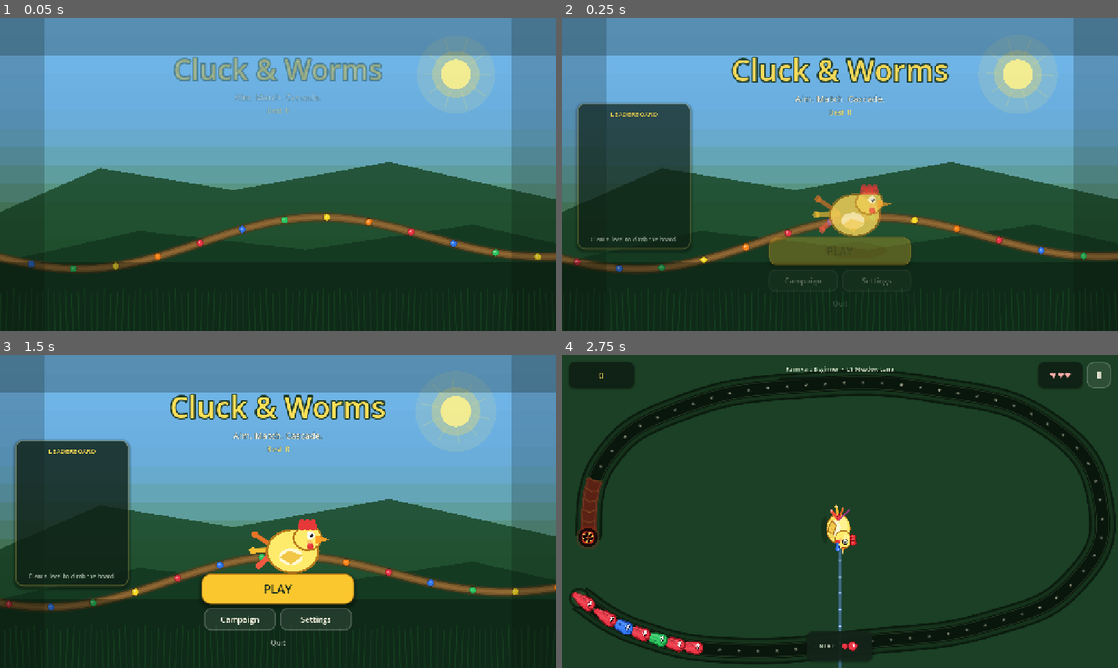
Above: before the commit, frames 1-4 (two rows, left to right).
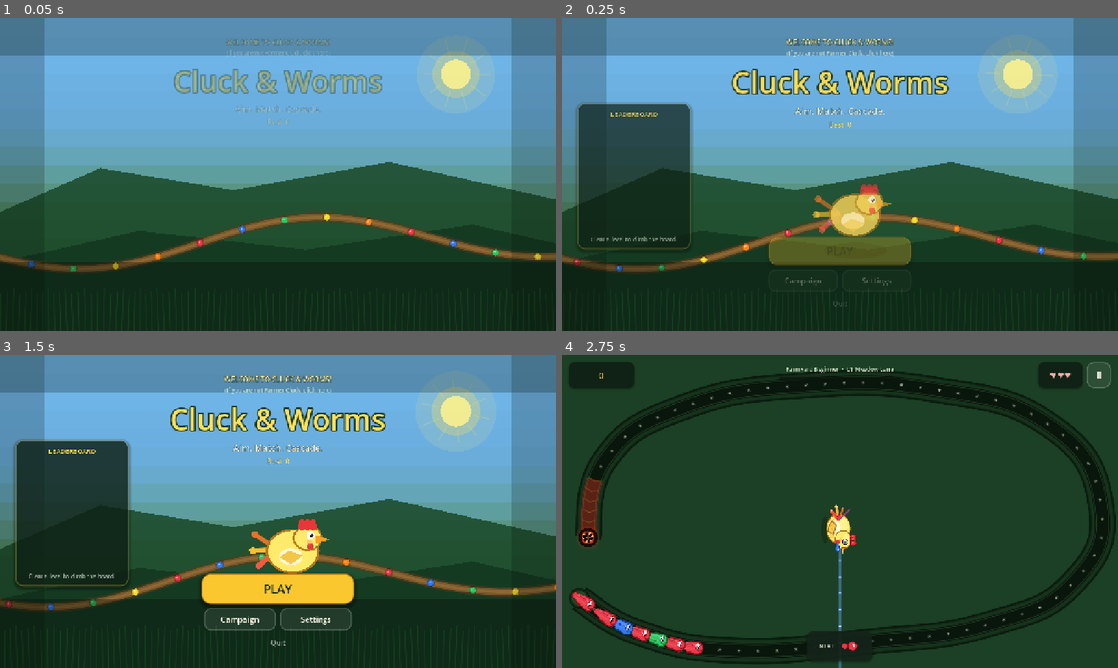
Above: after the commit, the same moments.

Repository: iyanuloluwa-Miracle/Cluck-Worms
Game: Godot game, scene res://scenes/main/Main.tscn
The game is run twice, just before and just after one commit, with the same random seed, the same clock (stepped at 60 frames per second) and the same inputs.
Inputs (mouse positions are in pixels of both pictures, inside the frame that each line leads up to):
- Up to frame 1 (0.05 s): no input
- Up to frame 2 (0.25 s): no input
- Up to frame 3 (1.5 s): click (278, 389) at 0.5 s, where only the run after the commit has a clickable "(If you are not Farmer Cluck,…"; click (227, 530) at 1.25 s, where only the run after the commit has a clickable "Farmer Cluck"
- Up to frame 4 (2.75 s): click "PLAY" at 2 s

The runs differ from the first frame. In frame 1, 3.2% of the frame differs, in the area x 31-69%, y 6-34%; in frame 2, 3.7%; in frame 3, 3.7%, in the area x 30-70%, y 6-36%; in frame 4, nothing differs.

Commit message:
feat: implement Zuma-inspired player profile dialog and main menu greeting
- Add SaveService profile tracking and persistence for current_player_name and profile list
- Add player_profile_changed signal to EventBus
- Implement PlayerProfileUI modal inspired by PopCap/Zuma 'New User' dialog with carved plaque styling, name input, and quick profile switching
- Add classic 'WELCOME TO CLUCK & WORMS! (IF THIS IS NOT YOU, CLICK HERE)' header to MainMenuUI
- Include PlayerProfileUI in headless scene smoke tests

Diff:
--- a/autoload/EventBus.gd
+++ b/autoload/EventBus.gd
@@ -67,3 +67,4 @@
 signal achievement_unlocked(achievement_id: StringName)
 signal tutorial_step(step_id: StringName)
 signal settings_changed()
+signal player_profile_changed(player_name: String)
--- a/autoload/SaveService.gd
+++ b/autoload/SaveService.gd
@@ -27,6 +27,8 @@
 var achievements: Dictionary = {}
 ## Local top runs: [{ "name": String, "score": int }, ...] sorted desc.
 var leaderboard: Array = []
+var current_player_name: String = "Farmer Cluck"
+var profiles: Array = ["Farmer Cluck"]
 
 
 func _ready() -> void:
@@ -58,6 +60,12 @@
 	music_volume = float(cfg.get_value(SECTION_SETTINGS, "music_volume", 0.7))
 	mute_all = bool(cfg.get_value(SECTION_SETTINGS, "mute_all", false))
 	max_level_unlocked = maxi(max_level_unlocked, 1)
+	current_player_name = String(cfg.get_value(SECTION_PROGRESS, "player_name", "Farmer Cluck"))
+	profiles = cfg.get_value(SECTION_PROGRESS, "profiles", ["Farmer Cluck"]) as Array
+	if profiles == null or profiles.is_empty():
+		profiles = [current_player_name]
+	elif not profiles.has(current_player_name):
+		profiles.append(current_player_name)
 	leaderboard = cfg.get_value(SECTION_LEADERBOARD, "entries", []) as Array
 	if leaderboard == null:
 		leaderboard = []
@@ -70,6 +78,8 @@
 	stages_cleared = 0
 	max_level_unlocked = 1
 	tutorial_done = false
+	current_player_name = "Farmer Cluck"
+	profiles = ["Farmer Cluck"]
 	level_records = {}
 	achievements = {}
 	leaderboard = []
@@ -83,6 +93,8 @@
 	cfg.set_value(SECTION_PROGRESS, "stages_cleared", stages_cleared)
 	cfg.set_value(SECTION_PROGRESS, "max_level_unlocked", max_level_unlocked)
 	cfg.set_value(SECTION_PROGRESS, "tutorial_done", tutorial_done)
+	cfg.set_value(SECTION_PROGRESS, "player_name", current_player_name)
+	cfg.set_value(SECTION_PROGRESS, "profiles", profiles)
 	cfg.set_value(SECTION_LEVELS, "records", level_records)
 	cfg.set_value(SECTION_ACHIEVEMENTS, "flags", achievements)
 	cfg.set_value(SECTION_LEADERBOARD, "entries", leaderboard)
@@ -95,6 +107,17 @@
 	cfg.save(SAVE_PATH)
 
 
+func set_player_name(new_name: String) -> void:
+	var clean: String = new_name.strip_edges()
+	if clean.is_empty():
+		clean = "Farmer Cluck"
+	current_player_name = clean
+	if not profiles.has(clean):
+		profiles.append(clean)
+	save()
+	EventBus.player_profile_changed.emit(current_player_name)
+
+
 func try_submit_score(score: int, peak_combo: int = 0) -> bool:
 	var is_new_high: bool = score > high_score
 	var combo_improved: bool = peak_combo > best_combo
@@ -102,7 +125,7 @@
 		high_score = score
 	if combo_improved:
 		best_combo = peak_combo
-	var board_changed: bool = _insert_leaderboard(score, "You")
+	var board_changed: bool = _insert_leaderboard(score, current_player_name)
 	if is_new_high or combo_improved or board_changed:
 		save()
 	return is_new_high
--- a/scenes/ui/MainMenuUI.tscn
+++ b/scenes/ui/MainMenuUI.tscn
@@ -3,6 +3,7 @@
 [ext_resource type="Script" path="res://scripts/ui/MainMenuUI.gd" id="1_menu"]
 [ext_resource type="Script" path="res://scripts/ui/ChickenMascot.gd" id="2_mascot"]
 [ext_resource type="Script" path="res://scripts/ui/MenuAtmosphere.gd" id="3_atmo"]
+[ext_resource type="PackedScene" path="res://scenes/ui/PlayerProfileUI.tscn" id="4_prof"]
 
 [node name="MainMenuUI" type="Control"]
 layout_mode = 3
@@ -48,7 +49,21 @@
 offset_bottom = 220.0
 grow_horizontal = 2
 theme_override_constants/separation = 6
-alignment = 1
+[node name="GreetingRow" type="VBoxContainer" parent="SafeArea/Root/BrandBlock"]
+layout_mode = 2
+theme_override_constants/separation = 1
+
+[node name="WelcomeLabel" type="Label" parent="SafeArea/Root/BrandBlock/GreetingRow"]
+layout_mode = 2
+theme_override_font_sizes/font_size = 17
+text = "WELCOME TO CLUCK & WORMS!"
+horizontal_alignment = 1
+
+[node name="SwitchPlayerButton" type="Button" parent="SafeArea/Root/BrandBlock/GreetingRow"]
+layout_mode = 2
+theme_override_font_sizes/font_size = 13
+flat = true
+text = "(IF THIS IS NOT YOU, CLICK HERE.)"
 
 [node name="Title" type="Label" parent="SafeArea/Root/BrandBlock"]
 layout_mode = 2
@@ -162,3 +177,6 @@
 custom_minimum_size = Vector2(0, 40)
 layout_mode = 2
 text = "Quit"
+
+[node name="PlayerProfileUI" parent="." instance=ExtResource("4_prof")]
+visible = false
--- /dev/null
+++ b/scenes/ui/PlayerProfileUI.tscn
@@ -0,0 +1,91 @@
+[gd_scene load_steps=2 format=3]
+
+[ext_resource type="Script" path="res://scripts/ui/PlayerProfileUI.gd" id="1_prof"]
+
+[node name="PlayerProfileUI" type="Control"]
+process_mode = 3
+layout_mode = 3
+anchors_preset = 15
+anchor_right = 1.0
+anchor_bottom = 1.0
+grow_horizontal = 2
+grow_vertical = 2
+script = ExtResource("1_prof")
+
+[node name="Backdrop" type="ColorRect" parent="."]
+layout_mode = 1
+anchors_preset = 15
+anchor_right = 1.0
+anchor_bottom = 1.0
+grow_horizontal = 2
+grow_vertical = 2
+color = Color(0.04, 0.08, 0.05, 0.78)
+
+[node name="Center" type="CenterContainer" parent="."]
+layout_mode = 1
+anchors_preset = 15
+anchor_right = 1.0
+anchor_bottom = 1.0
+grow_horizontal = 2
+grow_vertical = 2
+
+[node name="Panel" type="PanelContainer" parent="Center"]
+custom_minimum_size = Vector2(420, 0)
+layout_mode = 2
+
+[node name="Margin" type="MarginContainer" parent="Center/Panel"]
+layout_mode = 2
+theme_override_constants/margin_left = 28
+theme_override_constants/margin_top = 24
+theme_override_constants/margin_right = 28
+theme_override_constants/margin_bottom = 24
+
+[node name="VBox" type="VBoxContainer" parent="Center/Panel/Margin"]
+layout_mode = 2
+theme_override_constants/separation = 16
+
+[node name="Title" type="Label" parent="Center/Panel/Margin/VBox"]
+layout_mode = 2
+theme_override_font_sizes/font_size = 30
+text = "PLAYER PROFILE"
+horizontal_alignment = 1
+
+[node name="Subtitle" type="Label" parent="Center/Panel/Margin/VBox"]
+layout_mode = 2
+theme_override_font_sizes/font_size = 15
+text = "PLEASE ENTER YOUR NAME:"
+horizontal_alignment = 1
+
+[node name="NameInput" type="LineEdit" parent="Center/Panel/Margin/VBox"]
+custom_minimum_size = Vector2(0, 52)
+layout_mode = 2
+theme_override_font_sizes/font_size = 22
+alignment = 1
+max_length = 16
+
+[node name="ProfilesScroll" type="ScrollContainer" parent="Center/Panel/Margin/VBox"]
+custom_minimum_size = Vector2(0, 36)
+layout_mode = 2
+horizontal_scroll_mode = 2
+vertical_scroll_mode = 0
+
+[node name="ProfileChips" type="HFlowContainer" parent="Center/Panel/Margin/VBox/ProfilesScroll"]
+layout_mode = 2
+size_flags_horizontal = 3
+theme_override_constants/h_separation = 8
+theme_override_constants/v_separation = 6
+
+[node name="ButtonRow" type="HBoxContainer" parent="Center/Panel/Margin/VBox"]
+layout_mode = 2
+theme_override_constants/separation = 16
+alignment = 1
+
+[node name="OkButton" type="Button" parent="Center/Panel/Margin/VBox/ButtonRow"]
+custom_minimum_size = Vector2(130, 48)
+layout_mode = 2
+text = "OK"
+
+[node name="CancelButton" type="Button" parent="Center/Panel/Margin/VBox/ButtonRow"]
+custom_minimum_size = Vector2(130, 48)
+layout_mode = 2
+text = "CANCEL"
--- a/scripts/ui/MainMenuUI.gd
+++ b/scripts/ui/MainMenuUI.gd
@@ -17,6 +17,9 @@
 @onready var _campaign_btn: Button = $SafeArea/Root/CTA/SecondaryRow/CampaignButton
 @onready var _settings_btn: Button = $SafeArea/Root/CTA/SecondaryRow/SettingsButton
 @onready var _quit_btn: Button = $SafeArea/Root/CTA/QuitButton
+@onready var _welcome_label: Label = $SafeArea/Root/BrandBlock/GreetingRow/WelcomeLabel if has_node("SafeArea/Root/BrandBlock/GreetingRow/WelcomeLabel") else null
+@onready var _switch_btn: Button = $SafeArea/Root/BrandBlock/GreetingRow/SwitchPlayerButton if has_node("SafeArea/Root/BrandBlock/GreetingRow/SwitchPlayerButton") else null
+@onready var _profile_dialog: Control = $PlayerProfileUI if has_node("PlayerProfileUI") else null
 
 var _play_pulse: Tween
 
@@ -29,11 +32,15 @@
 	_campaign_btn.pressed.connect(_on_campaign)
 	_settings_btn.pressed.connect(_on_settings)
 	_quit_btn.pressed.connect(_on_quit)
+	if _switch_btn:
+		_switch_btn.pressed.connect(_on_switch_player)
 	_play_btn.button_down.connect(func() -> void: UIFx.punch_button(_play_btn))
 	EventBus.high_score_changed.connect(_on_high_score)
 	EventBus.game_state_changed.connect(_on_state)
+	EventBus.player_profile_changed.connect(_on_profile_changed)
 	_refresh_high_score(SaveService.high_score)
 	_refresh_leaderboard()
+	_refresh_greeting()
 	_on_state(-1, int(GameManager.state))
 
 
@@ -119,6 +126,32 @@
 	_quit_btn.add_theme_font_size_override("font_size", 16)
 	_quit_btn.text = "Quit"
 	_quit_btn.custom_minimum_size = Vector2(0, 36)
+
+
+func _refresh_greeting() -> void:
+	if _welcome_label:
+		_welcome_label.text = "WELCOME TO CLUCK & WORMS!"
+		_welcome_label.add_theme_font_size_override("font_size", 16)
+		_welcome_label.add_theme_color_override("font_color", Color(1.0, 0.94, 0.65, 0.95))
+		_welcome_label.add_theme_color_override("font_outline_color", Color(0.06, 0.14, 0.07, 0.85))
+		_welcome_label.add_theme_constant_override("outline_size", 4)
+	if _switch_btn:
+		_switch_btn.text = "(If you are not %s, click here)" % SaveService.current_player_name
+		_switch_btn.add_theme_font_size_override("font_size", 13)
+		_switch_btn.add_theme_color_override("font_color", Color(0.85, 0.92, 0.82, 0.80))
+		_switch_btn.add_theme_color_override("font_hover_color", UITheme.YOLK_HOT)
+
+
+func _on_switch_player() -> void:
+	if _switch_btn:
+		UIFx.punch_button(_switch_btn)
+	if _profile_dialog and _profile_dialog.has_method("open_dialog"):
+		_profile_dialog.open_dialog()
+
+
+func _on_profile_changed(_player_name: String) -> void:
+	_refresh_greeting()
+	_refresh_leaderboard()
 
 
 func _refresh_high_score(high: int) -> void:
--- /dev/null
+++ b/scripts/ui/PlayerProfileUI.gd
@@ -0,0 +1,143 @@
+extends Control
+## Zuma-inspired Player Profile modal dialog.
+## Allows players to set their identity, switch profiles, and customize their name.
+
+signal profile_confirmed(player_name: String)
+signal profile_cancelled
+
+@onready var _panel: PanelContainer = $Center/Panel
+@onready var _title: Label = $Center/Panel/Margin/VBox/Title
+@onready var _subtitle: Label = $Center/Panel/Margin/VBox/Subtitle
+@onready var _name_edit: LineEdit = $Center/Panel/Margin/VBox/NameInput
+@onready var _profiles_box: HFlowContainer = $Center/Panel/Margin/VBox/ProfilesScroll/ProfileChips
+@onready var _ok_btn: Button = $Center/Panel/Margin/VBox/ButtonRow/OkButton
+@onready var _cancel_btn: Button = $Center/Panel/Margin/VBox/ButtonRow/CancelButton
+
+
+func _ready() -> void:
+	process_mode = Node.PROCESS_MODE_ALWAYS
+	visible = false
+	set_anchors_and_offsets_preset(PRESET_FULL_RECT)
+	mouse_filter = Control.MOUSE_FILTER_STOP
+	_style_dialog()
+
+	_ok_btn.pressed.connect(_on_ok)
+	_cancel_btn.pressed.connect(_on_cancel)
+	_name_edit.text_submitted.connect(func(_t: String) -> void: _on_ok())
+
+
+func open_dialog() -> void:
+	visible = true
+	modulate.a = 0.0
+	_name_edit.text = SaveService.current_player_name
+	_rebuild_quick_profiles()
+
+	# Staggered pop-in animation like classic PopCap dialogs.
+	_panel.scale = Vector2(0.85, 0.85)
+	_panel.pivot_offset = _panel.size * 0.5
+	var tween := create_tween()
+	tween.set_parallel(true)
+	tween.set_trans(Tween.TRANS_BACK).set_ease(Tween.EASE_OUT)
+	tween.tween_property(self, "modulate:a", 1.0, 0.22)
+	tween.tween_property(_panel, "scale", Vector2.ONE, 0.28)
+
+	_name_edit.grab_focus()
+	_name_edit.select_all()
+
+
+func close_dialog() -> void:
+	var tween := create_tween()
+	tween.set_trans(Tween.TRANS_CUBIC).set_ease(Tween.EASE_IN)
+	tween.tween_property(self, "modulate:a", 0.0, 0.16)
+	tween.chain().tween_callback(func() -> void: visible = false)
+
+
+func _style_dialog() -> void:
+	# Wooden/Stone Plaque Frame.
+	var plaque_style := StyleBoxFlat.new()
+	plaque_style.bg_color = Color(0.09, 0.16, 0.11, 0.98)
+	plaque_style.border_color = Color(0.82, 0.68, 0.32, 0.90)
+	plaque_style.set_border_width_all(5)
+	plaque_style.set_corner_radius_all(14)
+	plaque_style.shadow_color = Color(0.0, 0.0, 0.0, 0.55)
+	plaque_style.shadow_size = 16
+	plaque_style.shadow_offset = Vector2(0, 6)
+	_panel.add_theme_stylebox_override("panel", plaque_style)
+
+	# Title: Zuma-style Carved Header.
+	_title.text = "PLAYER PROFILE"
+	_title.add_theme_font_size_override("font_size", 30)
+	_title.add_theme_color_override("font_color", UITheme.YOLK_HOT)
+	_title.add_theme_color_override("font_outline_color", Color(0.06, 0.14, 0.07, 0.95))
+	_title.add_theme_constant_override("outline_size", 8)
+	_title.horizontal_alignment = HORIZONTAL_ALIGNMENT_CENTER
+
+	# Subtitle: Retro PopCap Gold Prompt.
+	_subtitle.text = "PLEASE ENTER YOUR NAME:"
+	_subtitle.add_theme_font_size_override("font_size", 15)
+	_subtitle.add_theme_color_override("font_color", Color(1.0, 0.92, 0.62, 0.90))
+	_subtitle.add_theme_color_override("font_outline_color", Color(0.05, 0.10, 0.05, 0.70))
+	_subtitle.add_theme_constant_override("outline_size", 3)
+	_subtitle.horizontal_alignment = HORIZONTAL_ALIGNMENT_CENTER
+
+	# Recessed Carved Input Field.
+	var edit_style := StyleBoxFlat.new()
+	edit_style.bg_color = Color(0.04, 0.08, 0.05, 0.95)
+	edit_style.border_color = Color(0.65, 0.52, 0.25, 0.60)
+	edit_style.set_border_width_all(3)
+	edit_style.set_corner_radius_all(8)
+	edit_style.content_margin_left = 14
+	edit_style.content_margin_right = 14
+	edit_style.content_margin_top = 10
+	edit_style.content_margin_bottom = 10
+	_name_edit.add_theme_stylebox_override("normal", edit_style)
+	_name_edit.add_theme_stylebox_override("focus", edit_style)
+	_name_edit.add_theme_font_size_override("font_size", 22)
+	_name_edit.add_theme_color_override("font_color", UITheme.YOLK)
+	_name_edit.alignment = HORIZONTAL_ALIGNMENT_CENTER
+	_name_edit.max_length = 16
+
+	# Action Buttons.
+	UITheme.apply_primary_button(_ok_btn)
+	_ok_btn.text = "OK"
+	_ok_btn.add_theme_font_size_override("font_size", 20)
+	_ok_btn.custom_minimum_size = Vector2(130, 48)
+
+	UITheme.apply_ghost_button(_cancel_btn)
+	_cancel_btn.text = "CANCEL"
+	_cancel_btn.add_theme_font_size_override("font_size", 18)
+	_cancel_btn.custom_minimum_size = Vector2(130, 48)
+
+
+func _rebuild_quick_profiles() -> void:
+	for child in _profiles_box.get_children():
+		child.queue_free()
+
+	for prof in SaveService.profiles:
+		var p_name: String = String(prof)
+		var chip := Button.new()
+		chip.text = p_name
+		UITheme.apply_ghost_button(chip)
+		chip.add_theme_font_size_override("font_size", 13)
+		chip.custom_minimum_size = Vector2(0, 32)
+		chip.pressed.connect(func() -> void:
+			_name_edit.text = p_name
+			_on_ok()
+		)
+		_profiles_box.add_child(chip)
+
+
+func _on_ok() -> void:
+	var chosen: String = _name_edit.text.strip_edges()
+	if chosen.is_empty():
+		chosen = "Farmer Cluck"
+	SaveService.set_player_name(chosen)
+	UIFx.punch_button(_ok_btn)
+	profile_confirmed.emit(chosen)
+	close_dialog()
+
+
+func _on_cancel() -> void:
+	UIFx.punch_button(_cancel_btn)
+	profile_cancelled.emit()
+	close_dialog()
--- a/tests/smoke_test_scenes.gd
+++ b/tests/smoke_test_scenes.gd
@@ -17,6 +17,7 @@
 		"res://scenes/ui/LevelCompleteUI.tscn",
 		"res://scenes/ui/StageCompleteUI.tscn",
 		"res://scenes/ui/GameOverUI.tscn",
+		"res://scenes/ui/PlayerProfileUI.tscn",
 	]
 
 	var failed: int = 0
